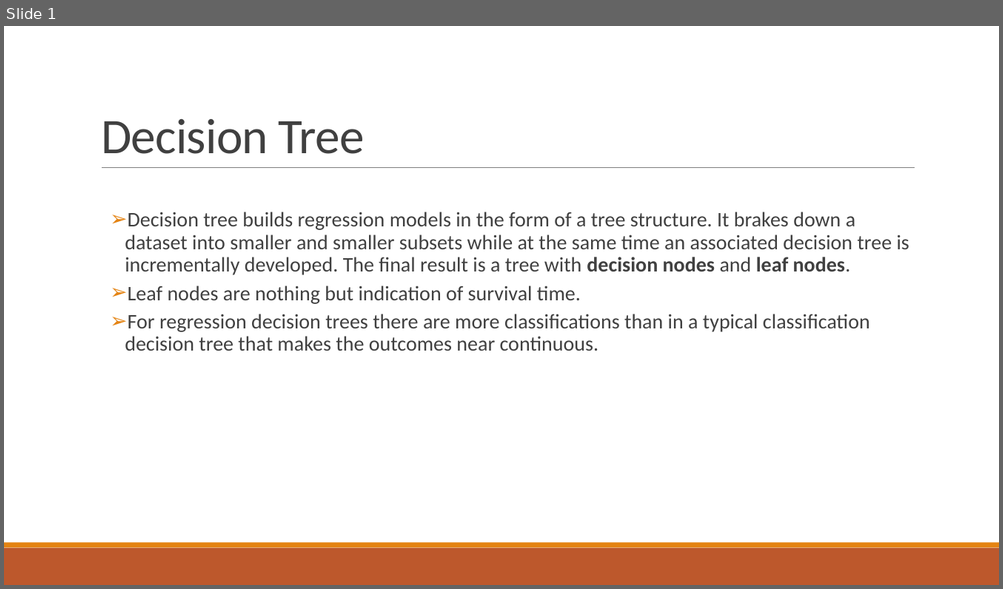
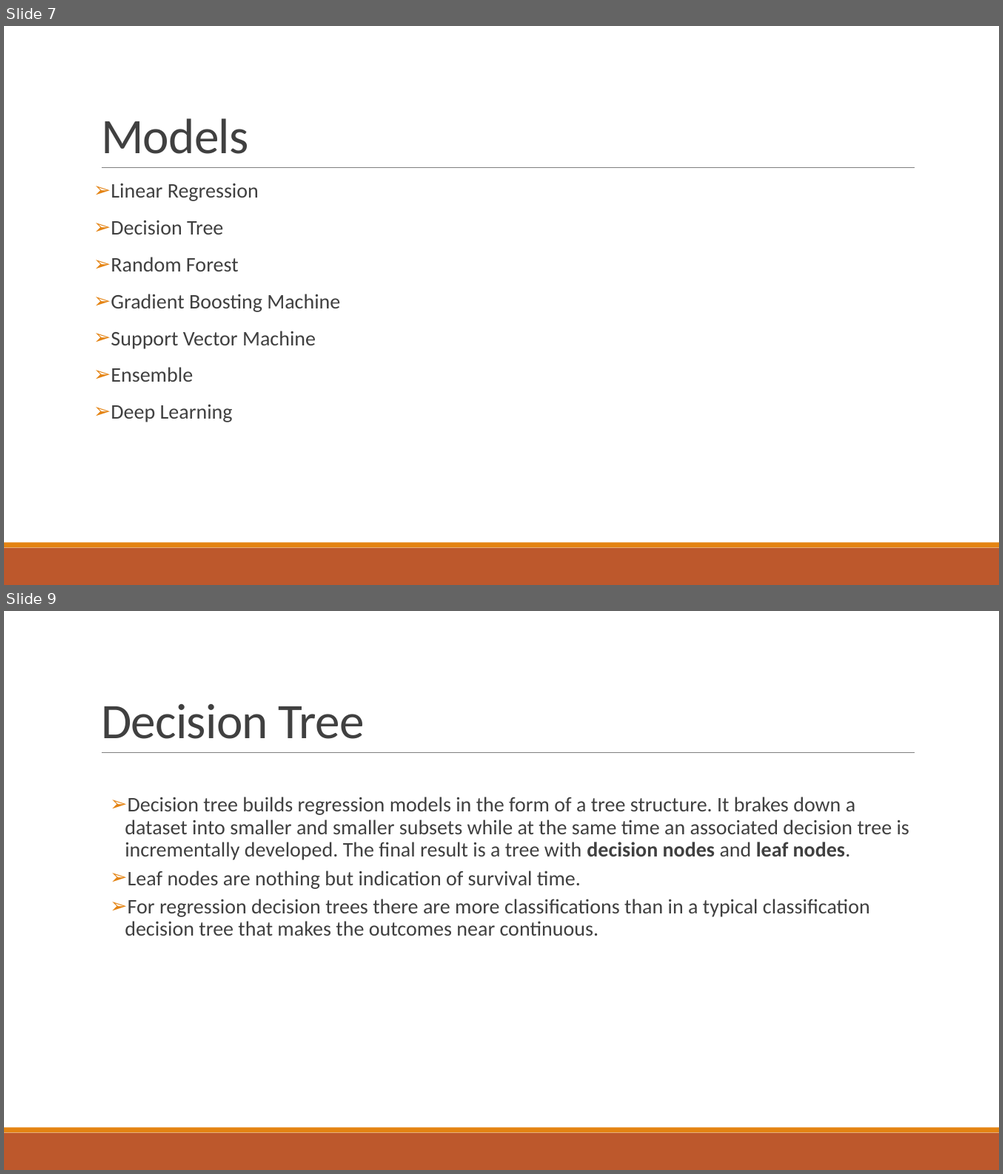
Before and after one commit to HarshCic/Minor-Project, a slide deck: Report & PPT/MinorProject.pptx. Shown one above the other, each under a label of ours: slide 1 before the commit, slides 7 and 9 after it; the slides between them are not shown. The pictures are 1003x589 and 1003x1174 pixels, drawn with LibreOffice and Linux fonts; fonts in the diff are those of the drawing. Boxes give left, top, right and bottom in pixels: in the first picture for what was removed or moved away, otherwise in the second. Text is boxed around its words. In the diff, an @@ line names an element or a change of style, - is before the commit and + after.

```diff
--- a/Report & PPT/MinorProject.pptx
+++ b/Report & PPT/MinorProject.pptx
@@ slide 7 added at [4,26,999,585], background #FFFFFF; not listed: 3 template elements that a slide beside it also shows @@
@@ title added at [101,118,249,154], 48 pt, text #404040 @@
+Models
@@ text added at [111,184,340,423], 20 pt, text #404040 @@
+➢ Linear Regression
+➢ Decision Tree
+➢ Random Forest
+➢ Gradient Boosting Machine
+➢ Support Vector Machine
+➢ Ensemble
+➢ Deep Learning
@@ what was slide 1 is now slide 9 @@
```
Also in this commit, not shown: 2 slides changed, 11 other slides added, 1 other file.
